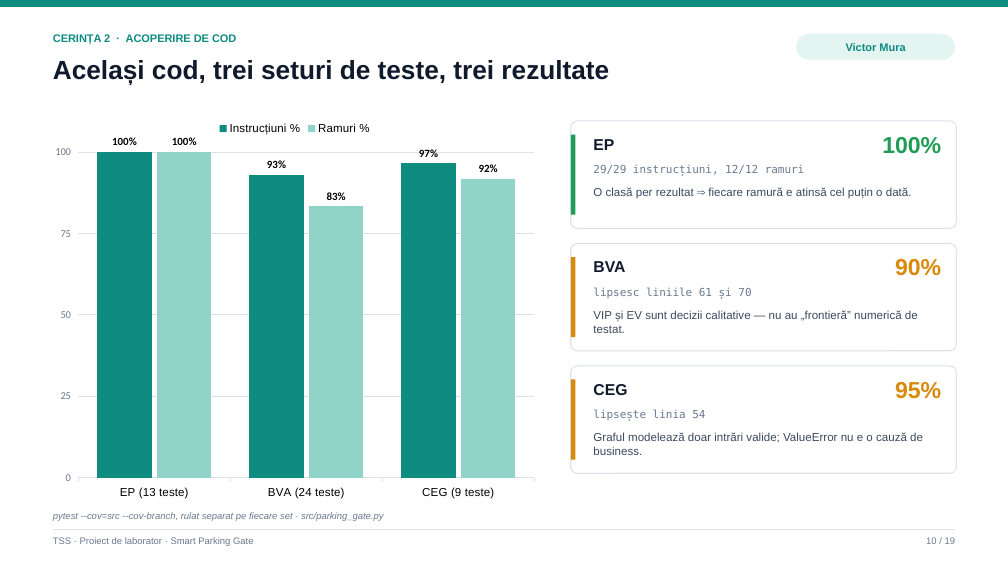
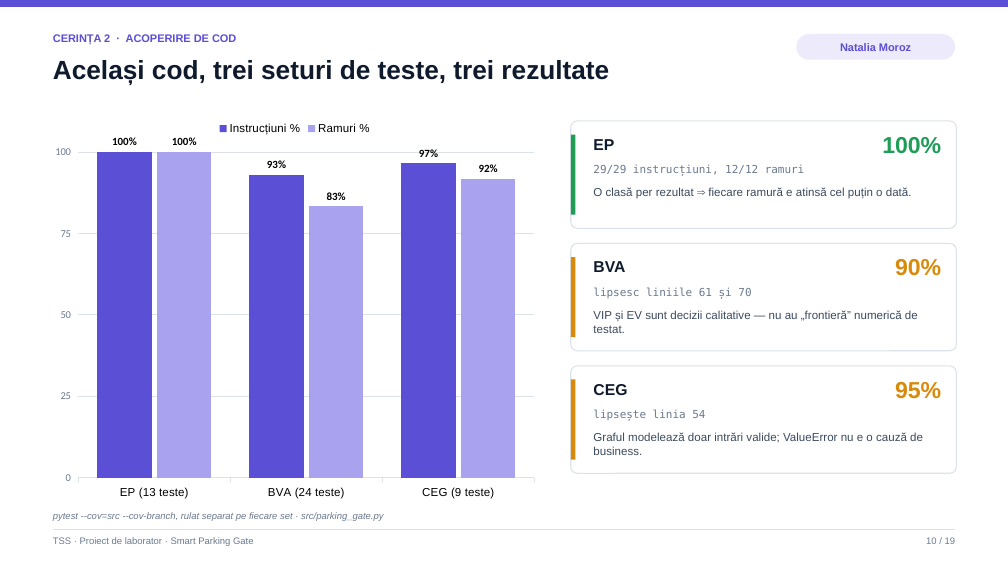
Before and after one commit to victormura/tss, a slide deck: slide 10 of proiect_laborator/docs/Prezentare_Laborator_TSS.pptx. Drawn at 1008x567 pixels with LibreOffice and Linux fonts; fonts in the diff are those of the drawing. Boxes give left, top, right and bottom in pixels: in the first picture for what was removed or moved away, otherwise in the second. Text is boxed around its words. In the diff, an @@ line names an element or a change of style, - is before the commit and + after.

Commit message:
refactor(attribution): switch Student 1 and Student 2 roles and deliverables
- Student 1 (Natalia Moroz): Requirements 1 (Functional testing), 2 (Code coverage), 5 (Equivalent mutant)
- Student 2 (Victor Mura): Requirements 3 (CFG & cyclomatic complexity), 4 (MC/DC), 6 (Non-equivalent mutants), 7 (Mutation tools)
- Synchronized presentation (PPTX & PDF), individual requirement markdown files, README.md, and AI_USAGE_LAB.md

```diff
--- a/proiect_laborator/docs/Prezentare_Laborator_TSS.pptx
+++ b/proiect_laborator/docs/Prezentare_Laborator_TSS.pptx
@@ rectangle at [0, 0, 1008, 7]: fill #0E8C7F to #5B4FD6 @@
@@ text "CERINȚA 2 · ACOPERIRE DE ..." at [53, 34, 236, 44]: text colour #0E8C7F to #5B4FD6 @@
@@ rounded rectangle "Natalia Moroz" at [796, 34, 955, 60]: fill #E3F4F1 to #ECEAFB @@
@@ text in rounded rectangle at [840, 43, 911, 51]: text changed; text colour #0E8C7F to #5B4FD6 @@
-Victor Mura
+Natalia Moroz
@@ column chart at [45, 113, 544, 507] @@
@@ colour of Instrucțiuni % #0E8C7F to #5B4FD6 @@
@@ colour of Ramuri % #8FD3C9 to #A9A2EE @@
```
Also in this commit, not shown: 16 other slides changed, 11 other files.
